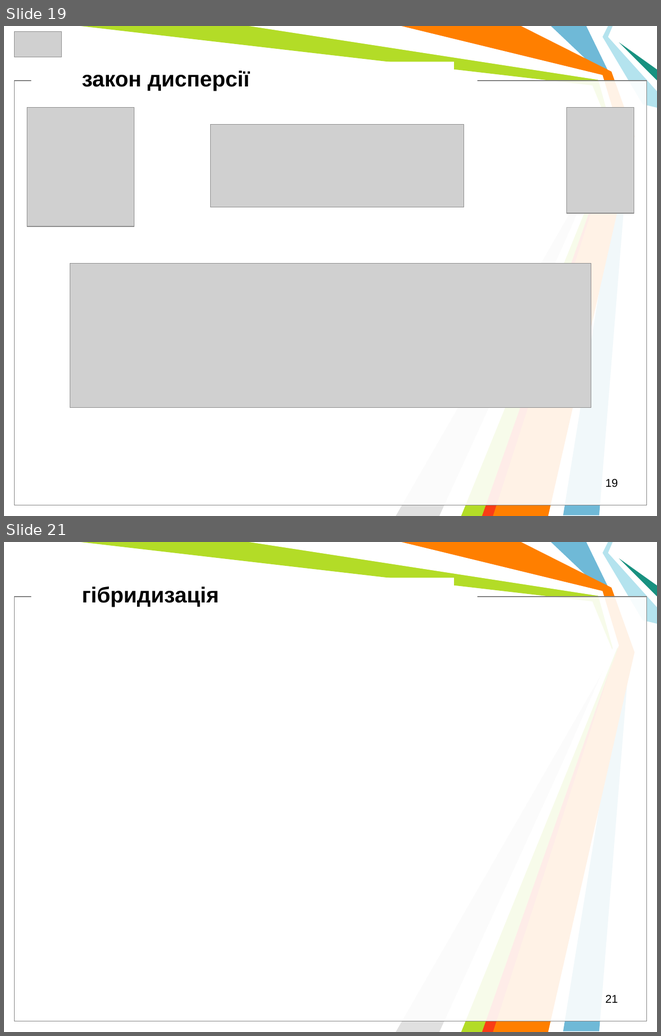
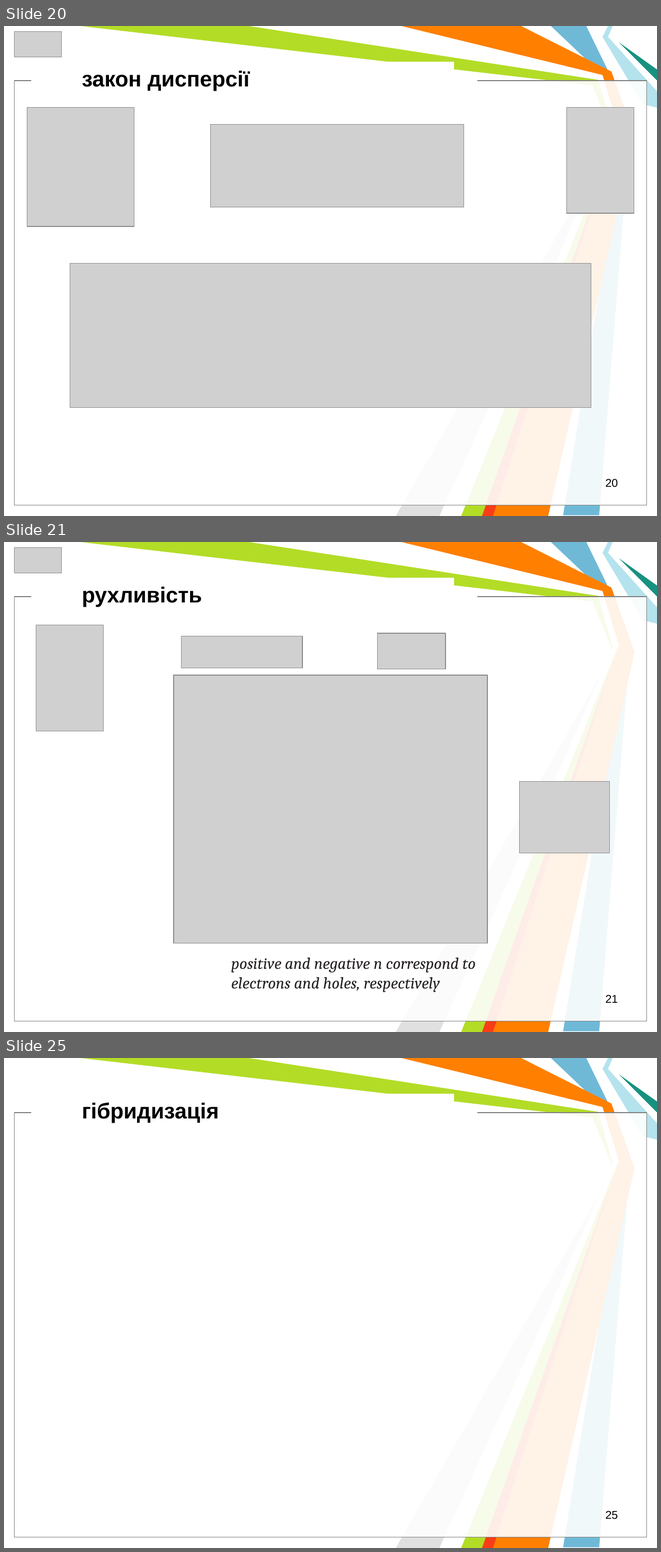
Before and after one commit to l432/NMK, a slide deck: Lecture/Nanoelectronika/Present/NanoelectronV5.ppt. Shown one above the other, each under a label of ours: slides 19 and 21 before the commit, slides 20, 21 and 25 after it; the slides between them are not shown. The pictures are 661x1036 and 661x1552 pixels, drawn with LibreOffice and Linux fonts; fonts in the diff are those of the drawing; grey boxes stand for pictures; background and template pictures are left out. Boxes give left, top, right and bottom in pixels: in the first picture for what was removed or moved away, otherwise in the second. Text is boxed around its words. In the diff, an @@ line names an element or a change of style, - is before the commit and + after.

```diff
--- a/Lecture/Nanoelectronika/Present/NanoelectronV5.ppt
+++ b/Lecture/Nanoelectronika/Present/NanoelectronV5.ppt
@@ slide 21 added at box(4, 542, 657, 1032), background #FFFFFF; not listed: 11 template elements that a slide beside it also shows @@
@@ picture added at box(15, 548, 61, 573) @@
@@ text added at box(82, 587, 202, 607), 24 pt, text #000000, bold @@
+рухливість
@@ picture added at box(36, 625, 103, 731) @@
@@ picture added at box(181, 636, 302, 668) @@
@@ picture added at box(378, 633, 445, 669) @@
@@ picture added at box(174, 675, 488, 944) @@
@@ picture added at box(520, 781, 610, 852) @@
@@ text added at box(231, 957, 476, 992), 18 pt, text #242021, italic @@
+positive and negative n correspond to electrons and holes, respectively
@@ page number added at box(606, 995, 618, 1003), 12.5 pt, text #000000 @@
+21
@@ what was slide 19 is now slide 20 @@
@@ page number at box(606, 479, 618, 487): text changed @@
-19
+20
@@ what was slide 21 is now slide 25 @@
@@ page number at box(606, 1511, 618, 1519): text changed @@
-21
+25
```
Also in this commit, not shown: 2 slides changed, 3 other slides added.
